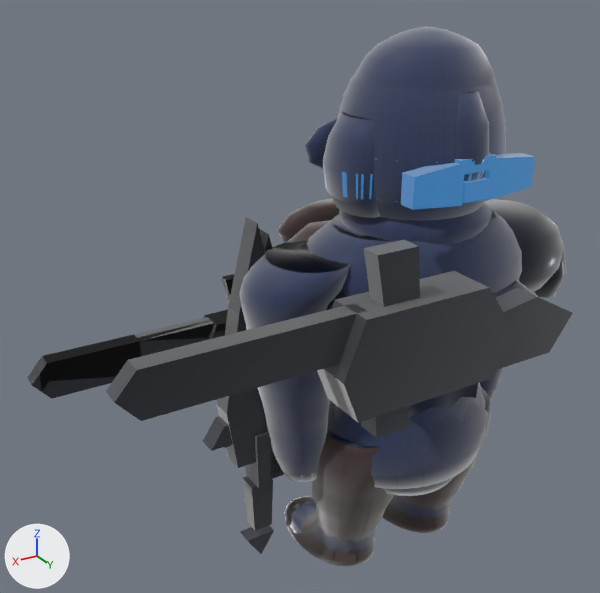
Renders of the glTF model public/assets/models/characters/hero.glb from each side of a commit.
Both versions are drawn from a 50 mm lens placed at (1.95, 2.39, 2.53), pointed at (0.39, -0.2, 1.24). The axes (+X, +Y, +Z) are drawn at lower left. The lights are the same throughout. The first picture is the older version. Where no turn or scale is listed for an object, it has been applied to the vertices. Vertices at exactly the same position are counted once.

The first picture shows 'LOD1_PROD_gear', 'LOD1_PROD_head', 'LOD1_PROD_weapon', 'LOD2_PROD_weapon', 'arm.R.heroSleeve', 'armor.heroPlates', 'coat.heroJacket', 'head.goggles', 'head.heroHead', 'helmet.heroShell', 'leg.R.heroBoot', 'weapon.meleeBlade', 'weapon.rangedCarbine' and 12 more.
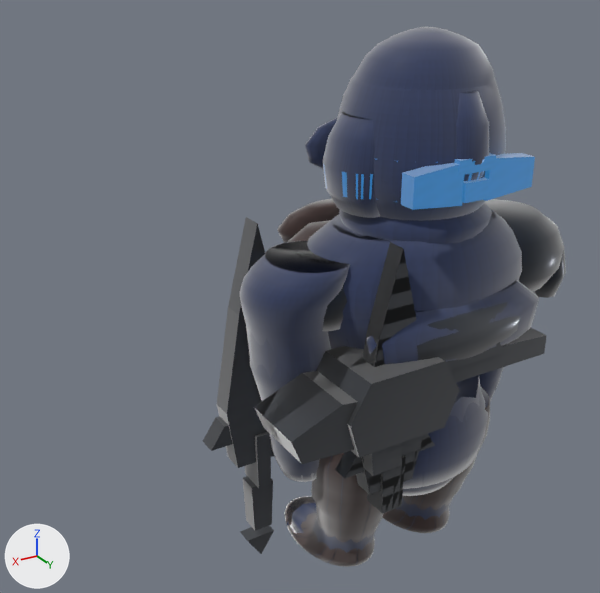
Location of each change, [x1, y1, x2, y2] in pixels of the pictures (600 x 593 px; the box of a moved part takes in the faces that stretch with it):
```json
{"object": "weapon.rangedCarbine", "change": "reshaped", "before": [106, 240, 572, 438], "after": [265, 327, 547, 476], "on screen": "39% narrower, 25% shorter"}
{"object": "LOD1_PROD_weapon", "change": "reshaped", "before": [27, 274, 234, 400], "after": [254, 242, 435, 514]}
{"object": "LOD2_PROD_weapon", "change": "reshaped", "before": [224, 229, 284, 479], "on screen": "not visible afterwards"}
{"part": 1, "of": "me_weapon_rangedcarbinemesh", "change": "moved or reshaped", "after": [402, 436, 421, 456], "on screen": "not visible before"}
{"part": 2, "of": "me_weapon_rangedcarbinemesh", "change": "moved or reshaped", "before": [106, 240, 572, 438], "after": [265, 327, 547, 476]}
{"part": 3, "of": "me_lod1_prod_weaponmesh", "change": "moved or reshaped", "after": [356, 242, 423, 495], "on screen": "not visible before"}
{"part": 4, "of": "me_lod1_prod_weaponmesh", "change": "moved or reshaped", "after": [367, 455, 406, 514], "on screen": "not visible before"}
{"part": 5, "of": "me_lod1_prod_weaponmesh", "change": "moved or reshaped", "after": [335, 434, 435, 479], "on screen": "not visible before"}
{"part": 6, "of": "me_lod1_prod_weaponmesh", "change": "moved or reshaped", "before": [27, 274, 234, 400], "after": [254, 346, 366, 445]}
{"part": 7, "of": "me_lod2_prod_weaponmesh", "change": "moved or reshaped", "before": [259, 229, 273, 252], "on screen": "not visible afterwards"}
{"part": 8, "of": "me_lod2_prod_weaponmesh", "change": "moved or reshaped", "before": [271, 456, 284, 479], "on screen": "not visible afterwards"}
{"object": "LOD1_PROD_gear", "change": "unchanged, uncovered by the edit", "before": [308, 211, 538, 489], "after": [308, 213, 539, 487]}
```

Edits to the scene script, one JSON object a line:
```json
{"block": "me_weapon_rangedcarbinemesh", "where": "# used by ob_weapon_rangedcarbine; location = (0.0, 0.0, 0.0)"}
{"op": "remove", "block": "me_weapon_rangedcarbinemesh", "code": "me_weapon_rangedcarbinemesh.from_pydata(...)  # 56 vertices, 88 faces; spans x -0.4..1.37, y 0.33..0.51, z 0.98..1.64"}
{"op": "add", "block": "me_weapon_rangedcarbinemesh", "code": "me_weapon_rangedcarbinemesh.from_pydata(...)  # 56 vertices, 88 faces; spans x -0.4..0.78, y 0.19..0.41, z 0.75..1.19"}
{"block": "me_weapon_rangedcarbinemesh", "change": "me_weapon_rangedcarbinemesh part 1: the loose piece of 8 vertices spanning x 0.8..1.1, y 0.39..0.45, z 1.35..1.44 is scaled about its middle by (0.467, 2, 1.89), then moved by (-0.67, -0.12, -0.53)"}
{"block": "me_weapon_rangedcarbinemesh", "change": "me_weapon_rangedcarbinemesh part 2: 48 of 56 vertices moved; they spanned x -0.4..1.37, y 0.33..0.51, z 0.98..1.64 and now span x -0.4..0.78, y 0.19..0.41, z 0.75..1.19; mean shift (-0.15, -0.12, -0.27); largest move (1.37, 0.38, 1.38) -> (0.16, 0.24, 1.08)"}
{"block": "me_lod1_prod_weaponmesh", "where": "# used by ob_lod1_prod_weapon; location = (0.0, 0.0, 0.0)"}
{"op": "remove", "block": "me_lod1_prod_weaponmesh", "code": "me_lod1_prod_weaponmesh.from_pydata(...)  # 104 vertices, 164 faces; spans x -0.12..1.44, y -0.35..-0.13, z 0.48..1.54"}
{"op": "add", "block": "me_lod1_prod_weaponmesh", "code": "me_lod1_prod_weaponmesh.from_pydata(...)  # 104 vertices, 164 faces; spans x -0.4..0.78, y 0.12..0.33, z 0.52..1.58"}
{"block": "me_lod1_prod_weaponmesh", "change": "me_lod1_prod_weaponmesh part 3: the loose piece of 14 vertices spanning x 0.41..0.71, y -0.22..-0.14, z 0.58..1.54 is moved by (-0.26, 0.46, 0.04)"}
{"block": "me_lod1_prod_weaponmesh", "change": "me_lod1_prod_weaponmesh part 4: the loose piece of 8 vertices spanning x 0.51..0.61, y -0.23..-0.13, z 0.48..0.7 is moved by (-0.26, 0.46, 0.04)"}
{"block": "me_lod1_prod_weaponmesh", "change": "me_lod1_prod_weaponmesh part 5: the loose piece of 8 vertices spanning x 0.35..0.77, y -0.21..-0.15, z 0.69..0.78 is moved by (-0.26, 0.46, 0.04)"}
{"block": "me_lod1_prod_weaponmesh", "change": "me_lod1_prod_weaponmesh part 6: 48 of 104 vertices moved; they spanned x -0.12..1.44, y -0.35..-0.24, z 0.74..1.34 and now span x -0.4..0.78, y 0.12..0.27, z 0.75..1.19; mean shift (-0.32, 0.49, -0.01); largest move (1.44, -0.26, 1.11) -> (0.16, 0.25, 1.08)"}
{"block": "me_lod1_prod_weaponmesh", "change": "other edits to the shape of me_lod1_prod_weaponmesh do not show in these pictures"}
{"block": "me_lod2_prod_weaponmesh", "where": "# used by ob_lod2_prod_weapon; location = (0.0, 0.0, 0.0)"}
{"op": "remove", "block": "me_lod2_prod_weaponmesh", "code": "me_lod2_prod_weaponmesh.from_pydata(...)  # 88 vertices, 140 faces; spans x -0.12..1.44, y -0.35..-0.13, z 0.48..1.54"}
{"op": "add", "block": "me_lod2_prod_weaponmesh", "code": "me_lod2_prod_weaponmesh.from_pydata(...)  # 96 vertices, 152 faces; spans x -0.4..0.78, y 0.12..0.33, z 0.52..1.58"}
{"block": "me_lod2_prod_weaponmesh", "change": "me_lod2_prod_weaponmesh part 7: the loose piece of 14 vertices spanning x 0.41..0.71, y -0.22..-0.14, z 0.58..1.54 is moved by (-0.26, 0.46, 0.04)"}
{"block": "me_lod2_prod_weaponmesh", "change": "me_lod2_prod_weaponmesh part 8: the loose piece of 8 vertices spanning x 0.51..0.61, y -0.23..-0.13, z 0.48..0.7 is moved by (-0.26, 0.46, 0.04)"}
{"block": "me_lod2_prod_weaponmesh", "change": "other edits to the shape of me_lod2_prod_weaponmesh do not show in these pictures"}
```
